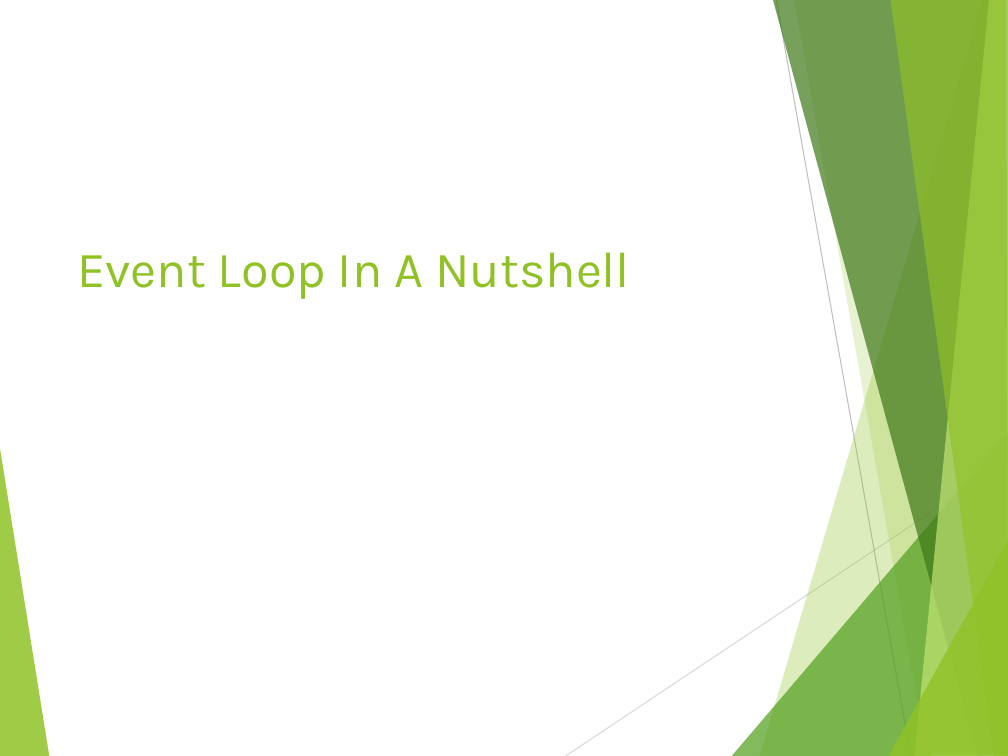
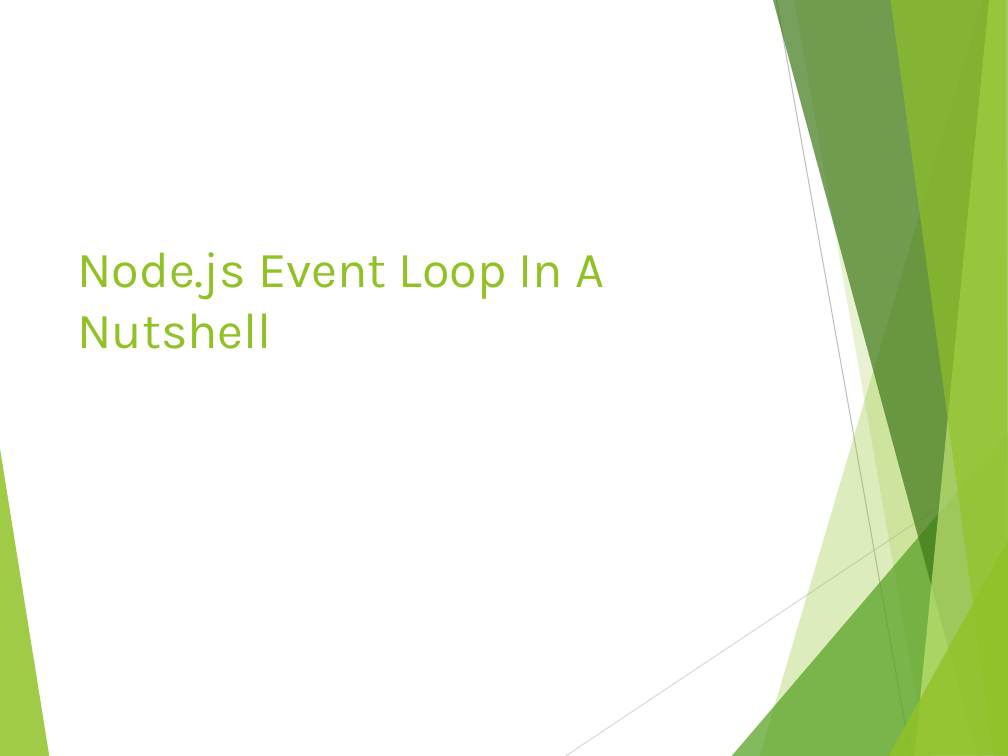
Before and after one commit to tamarstern/MyNodeJSCourse, a slide deck: slide 9 of day1/event_loop_deep_dive/event_loop_deep_dive.pptx (slide 8 before the commit). Drawn at 1008x756 pixels with LibreOffice and Linux fonts; fonts in the diff are those of the drawing. Boxes give left, top, right and bottom in pixels: in the first picture for what was removed or moved away, otherwise in the second. Text is boxed around its words. In the diff, an @@ line names an element or a change of style, - is before the commit and + after.

```diff
--- a/day1/event_loop_deep_dive/event_loop_deep_dive.pptx
+++ b/day1/event_loop_deep_dive/event_loop_deep_dive.pptx
@@ title at [77, 252, 604, 349]: text changed @@
-Event Loop In A Nutshell
+Node.js Event Loop In A Nutshell
```
Also in this commit, not shown: 5 other slides changed, 4 slides added, 3 other files.
